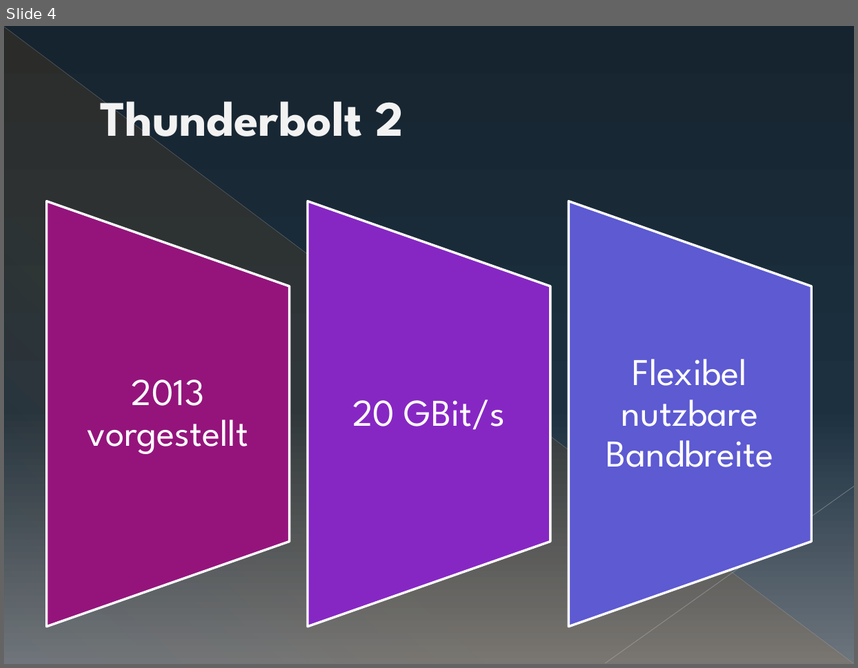
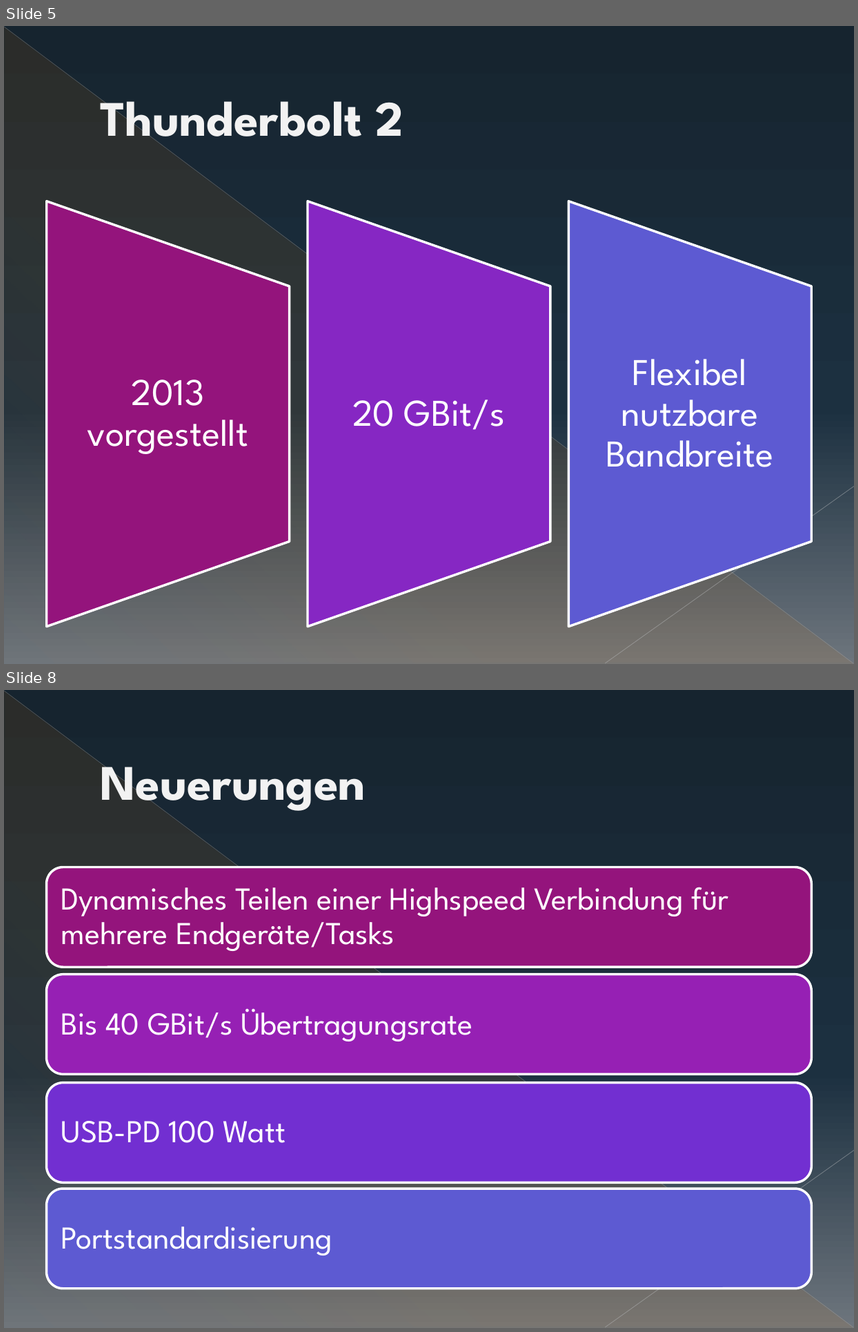
Before and after one commit to sewpalu/Compendia, a slide deck: doc/thunderbolt_presentation/Thunderbolt.pptx. Shown one above the other, each under a label of ours: slide 4 before the commit, slides 5 and 8 after it; the slides between them are not shown. The pictures are 858x668 and 858x1332 pixels, drawn with LibreOffice and Linux fonts; fonts in the diff are those of the drawing. Boxes give left, top, right and bottom in pixels: in the first picture for what was removed or moved away, otherwise in the second. Text is boxed around its words. In the diff, an @@ line names an element or a change of style, - is before the commit and + after.

```diff
--- a/doc/thunderbolt_presentation/Thunderbolt.pptx
+++ b/doc/thunderbolt_presentation/Thunderbolt.pptx
@@ slide 8 added at (x1=4, y1=690, x2=854, y2=1328), background gradient #162530 to #1D3140 to #6D767E; not listed: 3 template elements that a slide beside it also shows @@
@@ title added at (x1=100, y1=762, x2=366, y2=814), 42 pt, text #F2F2F2, bold @@
+Neuerungen
@@ group added at (x1=47, y1=867, x2=811, y2=1288): 4 rounded rectangles, 4 texts @@
+Dynamisches Teilen einer Highspeed Verbindung für mehrere Endgeräte/Tasks
+Bis 40 GBit/s Übertragungsrate
+USB-PD 100 Watt
+Portstandardisierung
@@ what was slide 4 is now slide 5 @@
```
Also in this commit, not shown: 4 slides changed, 1 other slide added.
